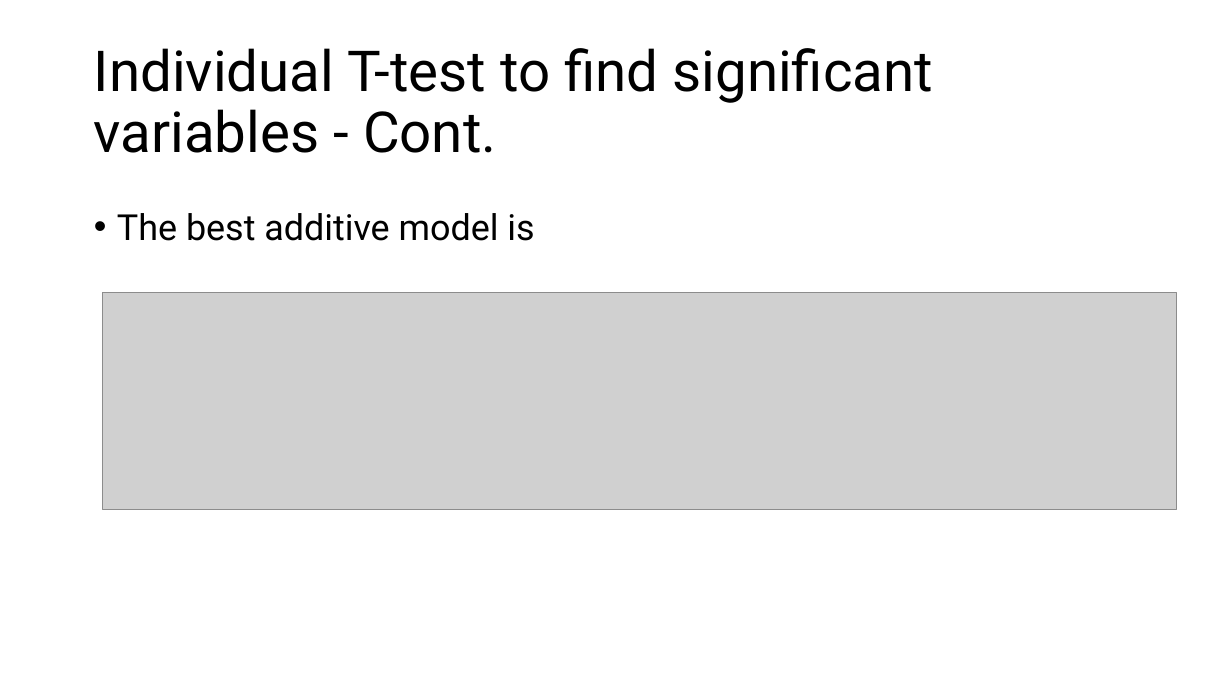
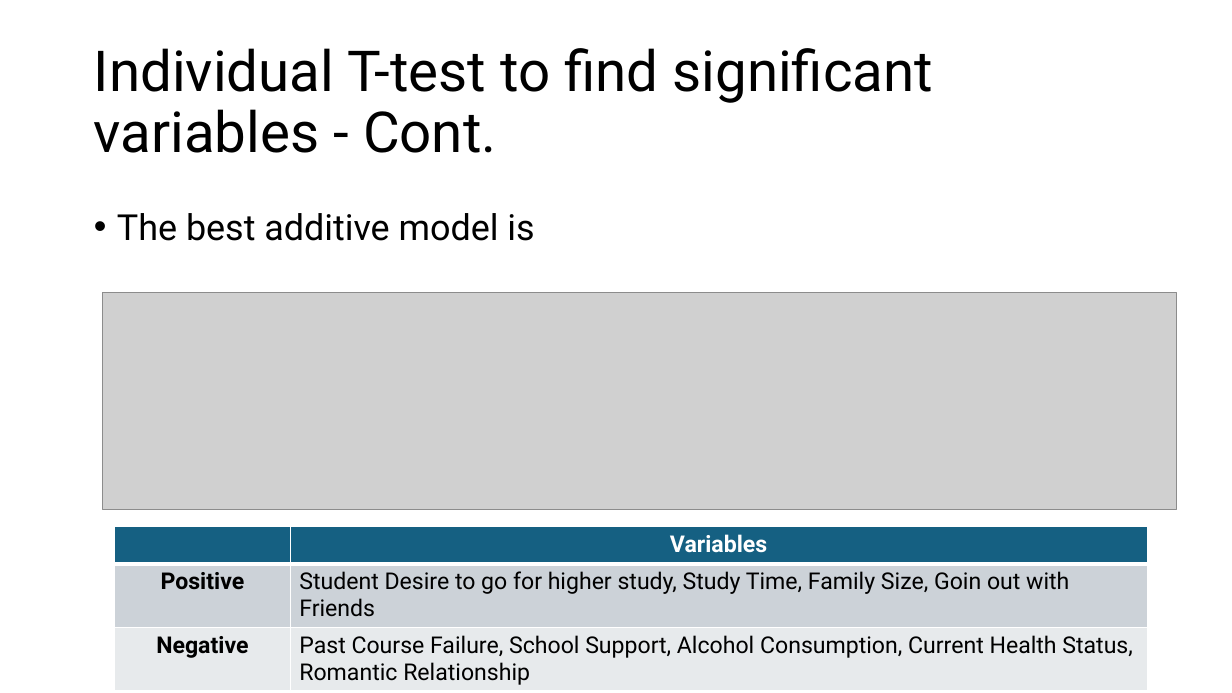
Before and after one commit to prs-sharma9/DATA-603_PROJECT, a slide deck: slide 8 of Final_Presentation.pptx. Drawn at 1232x693 pixels with LibreOffice and Linux fonts; fonts in the diff are those of the drawing; grey boxes stand for pictures. Boxes give left, top, right and bottom in pixels: in the first picture for what was removed or moved away, otherwise in the second. Text is boxed around its words. In the diff, an @@ line names an element or a change of style, - is before the commit and + after.

Commit message:
update

```diff
--- a/Final_Presentation.pptx
+++ b/Final_Presentation.pptx
@@ table added at (115,527,1148,689), 3 rows, 2 columns @@
+ | Variables
+Positive | Student Desire to go for higher study, Study Time, Family Size, Goin out with Friends
+Negative | Past Course Failure, School Support, Alcohol Consumption, Current Health Status, Romantic Relationship
```
Also in this commit, not shown: 4 other slides changed.
